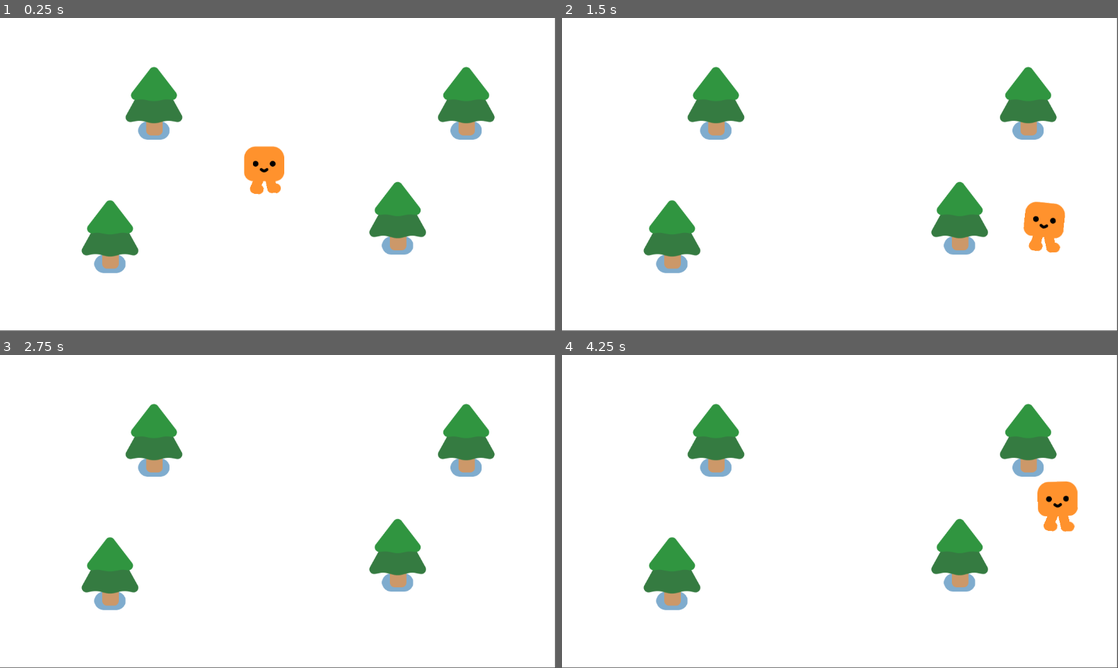
Above: before the commit, frames 1-4 (two rows, left to right).
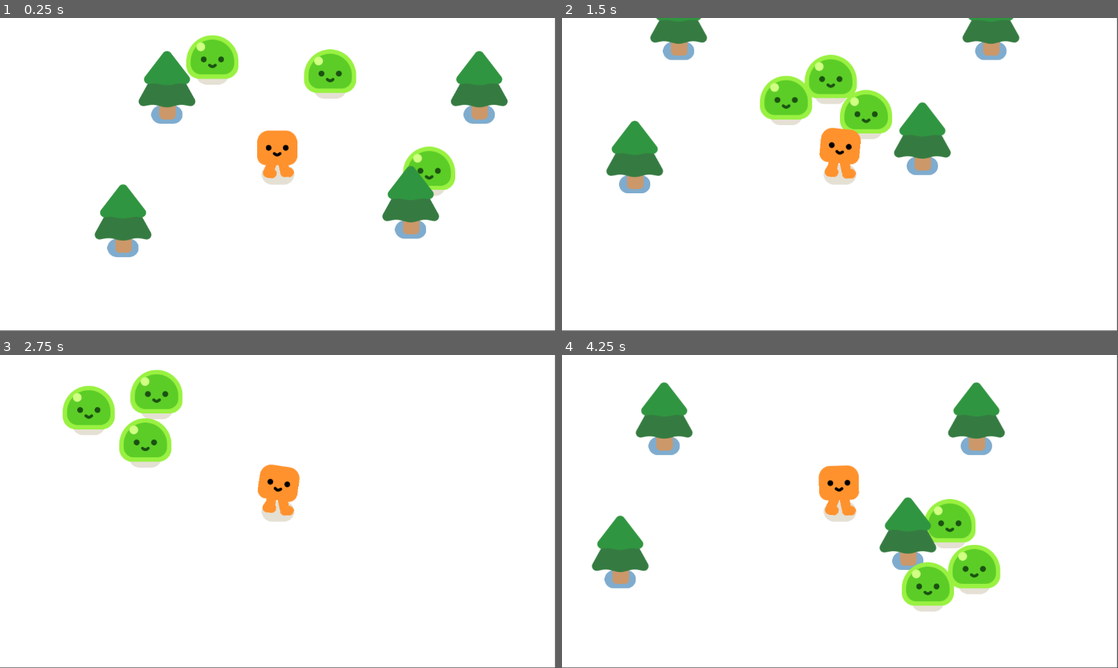
Above: after the commit, the same moments.

Repository: Hayden-Olson/GameDesign
Game: Godot game, scene res://tutorial_game.tscn
The game is run twice, just before and just after one commit, with the same random seed, the same clock (stepped at 60 frames per second) and the same inputs. This scene is started directly instead of the project's main scene.
Inputs:
- Up to frame 1 (0.25 s): no input
- Up to frame 2 (1.5 s): hold D (move_right) 0.53-1.28 s; hold S (move_down) from 1.28 s (still down)
- Up to frame 3 (2.75 s): release S (move_down) at 2.03 s; hold D (move_right) from 2.03 s (still down)
- Up to frame 4 (4.25 s): release D (move_right) at 2.78 s; hold W (move_up) 2.78-3.53 s; hold A (move_left) from 3.53 s (still down)

The runs differ from the first frame. In frame 1, 12% of the frame differs, in the area x 14-92%, y 5-82%; in frame 2, 16%, in the area x 7-91%, y 0-82%; in frame 3, 9.6%; in frame 4, 16%.

Commit message:
enemies added

Diff:
--- /dev/null
+++ b/tutorial/mob.gd
@@ -0,0 +1,13 @@
+extends CharacterBody2D
+
+
+@onready var player = get_node("/root/Game/Player")
+
+#func _ready():
+	#player = get_node("/root/Game/Player")
+
+
+func _physics_process(delta: float) -> void:
+	var direction = global_position.direction_to(player.global_position)
+	velocity = direction * 300.0
+	move_and_slide()
--- /dev/null
+++ b/tutorial/mob.tscn
@@ -0,0 +1,16 @@
+[gd_scene load_steps=4 format=3 uid="uid://y38gte5o0xf8"]
+
+[ext_resource type="PackedScene" uid="uid://ogik4s70pgwl" path="res://characters/slime/slime.tscn" id="1_dy6sc"]
+[ext_resource type="Script" uid="uid://d07l5xwryn2cx" path="res://mob.gd" id="1_nokgg"]
+
+[sub_resource type="CircleShape2D" id="CircleShape2D_nokgg"]
+radius = 51.0
+
+[node name="Mob" type="CharacterBody2D"]
+script = ExtResource("1_nokgg")
+
+[node name="Slime" parent="." instance=ExtResource("1_dy6sc")]
+
+[node name="CollisionShape2D" type="CollisionShape2D" parent="."]
+position = Vector2(0, -30)
+shape = SubResource("CircleShape2D_nokgg")
--- a/tutorial/player.tscn
+++ b/tutorial/player.tscn
@@ -13,3 +13,5 @@
 
 [node name="CollisionShape2D" type="CollisionShape2D" parent="."]
 shape = SubResource("CircleShape2D_onrkg")
+
+[node name="Camera2D" type="Camera2D" parent="."]
--- a/tutorial/tutorial_game.tscn
+++ b/tutorial/tutorial_game.tscn
@@ -1,17 +1,30 @@
-[gd_scene load_steps=3 format=3 uid="uid://bi4amkb0eolp1"]
+[gd_scene load_steps=4 format=3 uid="uid://bi4amkb0eolp1"]
 
 [ext_resource type="PackedScene" uid="uid://c1sx7bic4uhdj" path="res://player.tscn" id="1_uwj70"]
 [ext_resource type="PackedScene" uid="uid://dq3r015sr1uql" path="res://pine_tree.tscn" id="2_o5xpx"]
+[ext_resource type="PackedScene" uid="uid://y38gte5o0xf8" path="res://mob.tscn" id="3_o5xpx"]
 
 [node name="Game" type="Node2D"]
 y_sort_enabled = true
 
-[node name="ColorRect" type="ColorRect" parent="."]
+[node name="CanvasLayer" type="CanvasLayer" parent="."]
+layer = -30
+
+[node name="ColorRect" type="ColorRect" parent="CanvasLayer"]
 offset_right = 1150.0
 offset_bottom = 647.0
 
 [node name="Player" parent="." instance=ExtResource("1_uwj70")]
 position = Vector2(549, 357)
+
+[node name="Mob" parent="." instance=ExtResource("3_o5xpx")]
+position = Vector2(372, 87)
+
+[node name="Mob2" parent="." instance=ExtResource("3_o5xpx")]
+position = Vector2(696, 115)
+
+[node name="Mob3" parent="." instance=ExtResource("3_o5xpx")]
+position = Vector2(937, 386)
 
 [node name="PineTree" parent="." instance=ExtResource("2_o5xpx")]
 position = Vector2(228, 505)
Not shown, added: tutorial/mob.gd.uid
